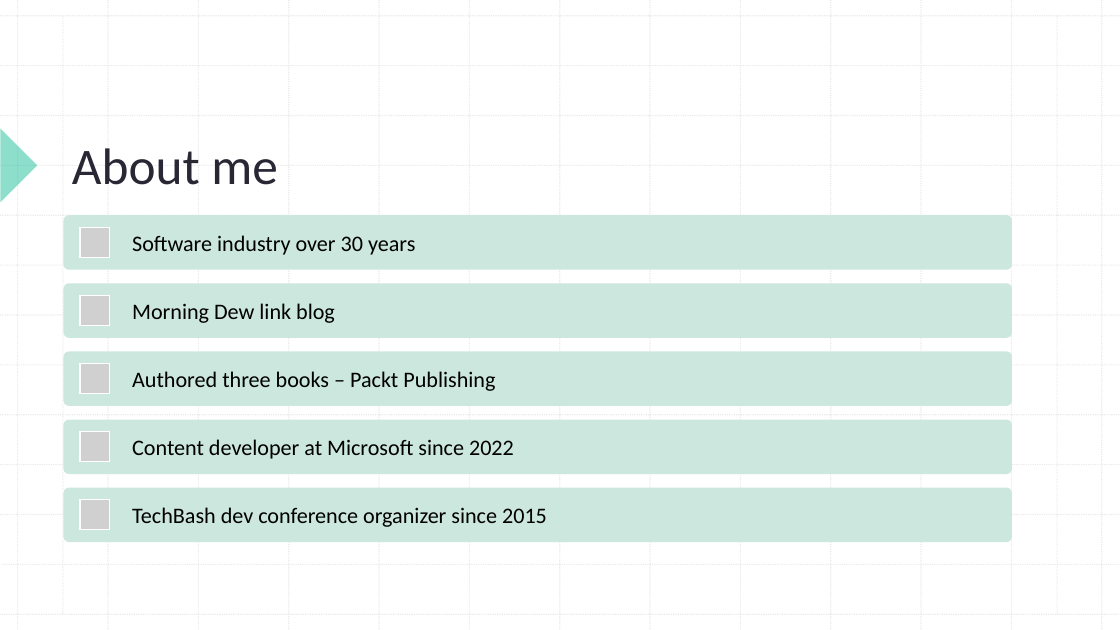
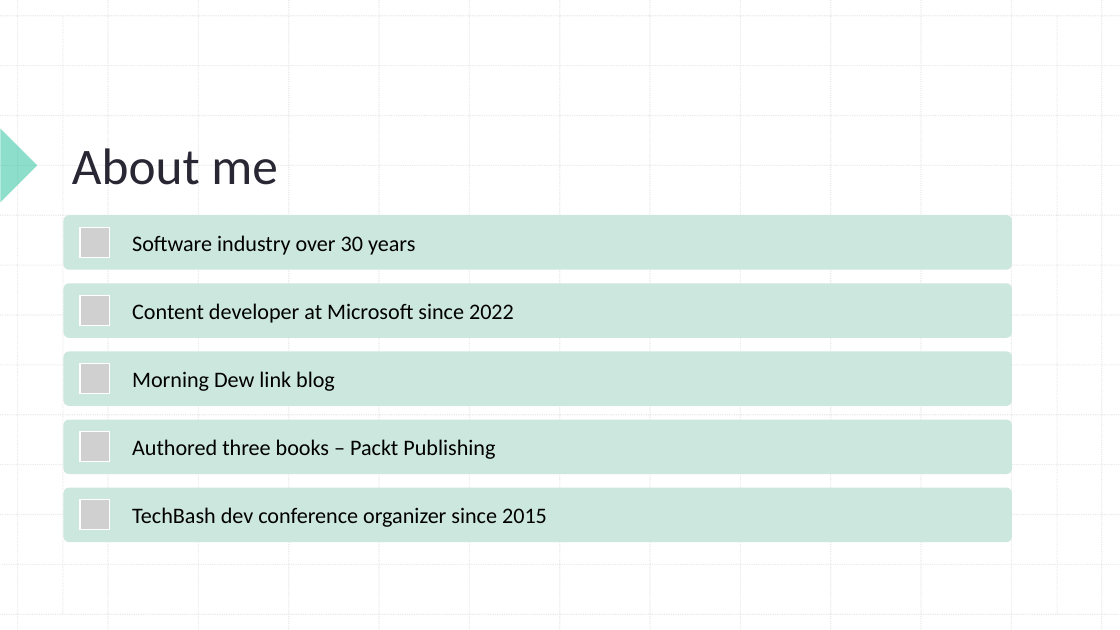
Before and after one commit to alvinashcraft/speaking, a slide deck: slide 2 of 2026/0825_NetDaySwitzerland/FoundryAgents-DotNetDay2026.pptx. Drawn at 1120x630 pixels with LibreOffice and Linux fonts; fonts in the diff are those of the drawing; grey boxes stand for pictures. Boxes give left, top, right and bottom in pixels: in the first picture for what was removed or moved away, otherwise in the second. Text is boxed around its words. In the diff, an @@ line names an element or a change of style, - is before the commit and + after.

Commit message:
Slide tweaks for foundry agents

```diff
--- a/2026/0825_NetDaySwitzerland/FoundryAgents-DotNetDay2026.pptx
+++ b/2026/0825_NetDaySwitzerland/FoundryAgents-DotNetDay2026.pptx
@@ text "Content developer at Microsoft since ...": place and size @@
-text "Content developer at Microsoft since ..." at [132,439,514,459]
+text "Content developer at Microsoft since ..." at [132,303,514,323]
@@ text "Morning Dew link blog": place and size @@
-text "Morning Dew link blog" at [132,303,335,323]
+text "Morning Dew link blog" at [132,371,335,391]
@@ text "Authored three books – Packt ...": place and size @@
-text "Authored three books – Packt ..." at [132,371,495,391]
+text "Authored three books – Packt ..." at [132,439,495,459]
```
